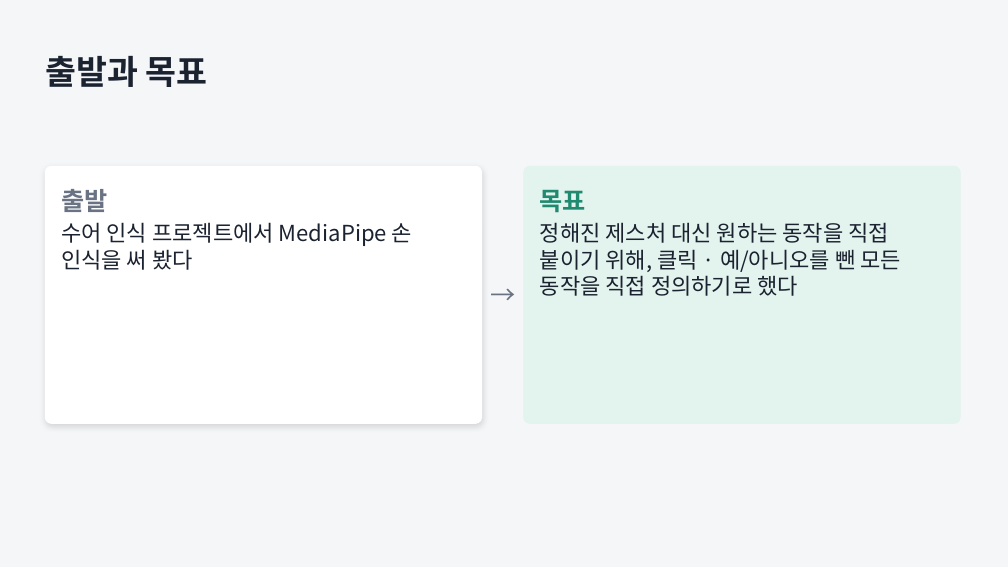
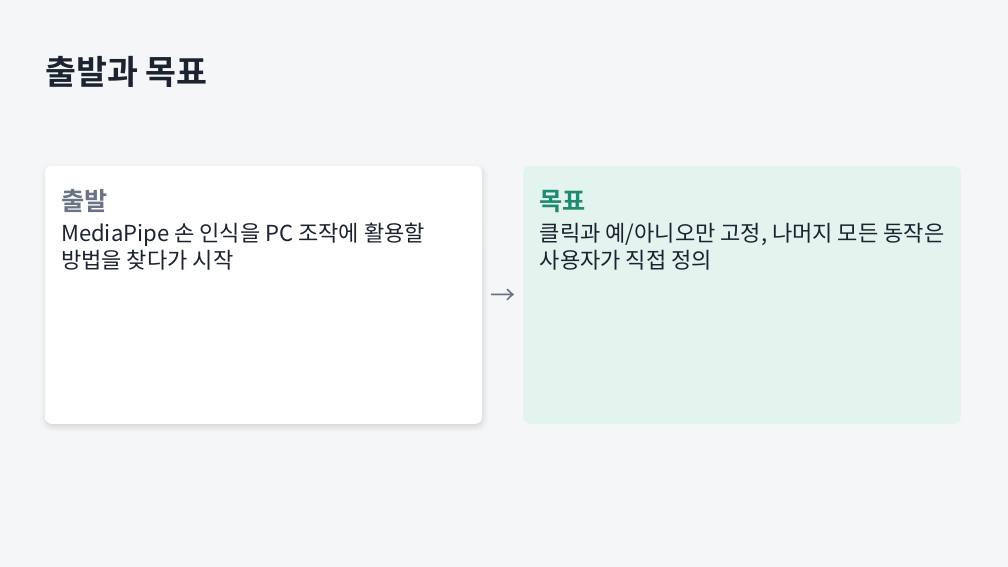
Before and after one commit to JungUH-0/JungPra, a slide deck: slide 2 of pythonpra/myproject/ppt/assistant_process.pptx. Drawn at 1008x567 pixels with LibreOffice and Linux fonts; fonts in the diff are those of the drawing. Boxes give left, top, right and bottom in pixels: in the first picture for what was removed or moved away, otherwise in the second. Text is boxed around its words. In the diff, an @@ line names an element or a change of style, - is before the commit and + after.

```diff
--- a/pythonpra/myproject/ppt/assistant_process.pptx
+++ b/pythonpra/myproject/ppt/assistant_process.pptx
@@ text at [61, 222, 425, 270]: text changed @@
-수어 인식 프로젝트에서 MediaPipe 손 인식을 써 봤다
+MediaPipe 손 인식을 PC 조작에 활용할 방법을 찾다가 시작
@@ text at [540, 222, 944, 270]: text changed @@
-정해진 제스처 대신 원하는 동작을 직접 붙이기 위해, 클릭 · 예/아니오를 뺀 모든 동작을 직접 정의하기로 했다
+클릭과 예/아니오만 고정, 나머지 모든 동작은 사용자가 직접 정의
```
Also in this commit, not shown: 11 other slides changed, 5 other files.
